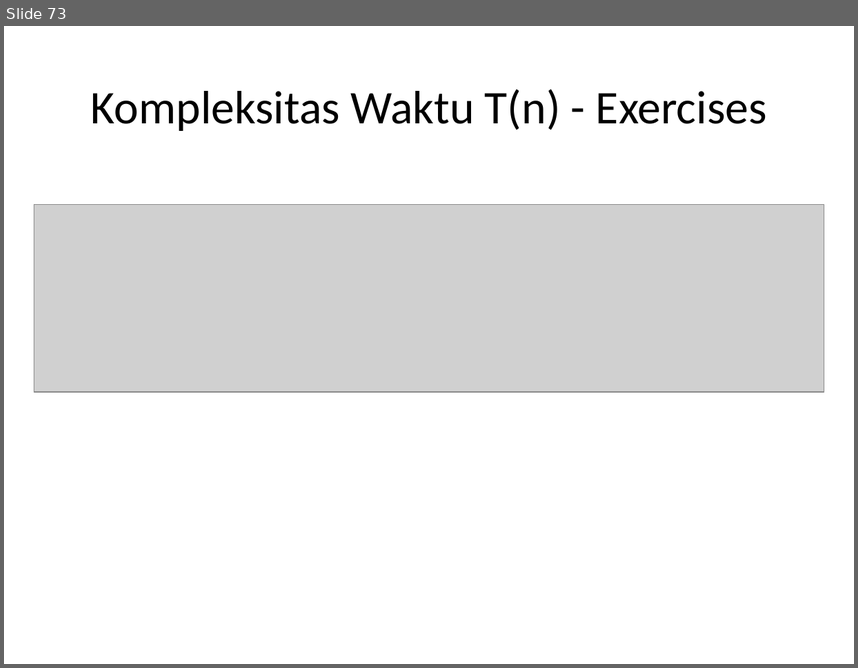
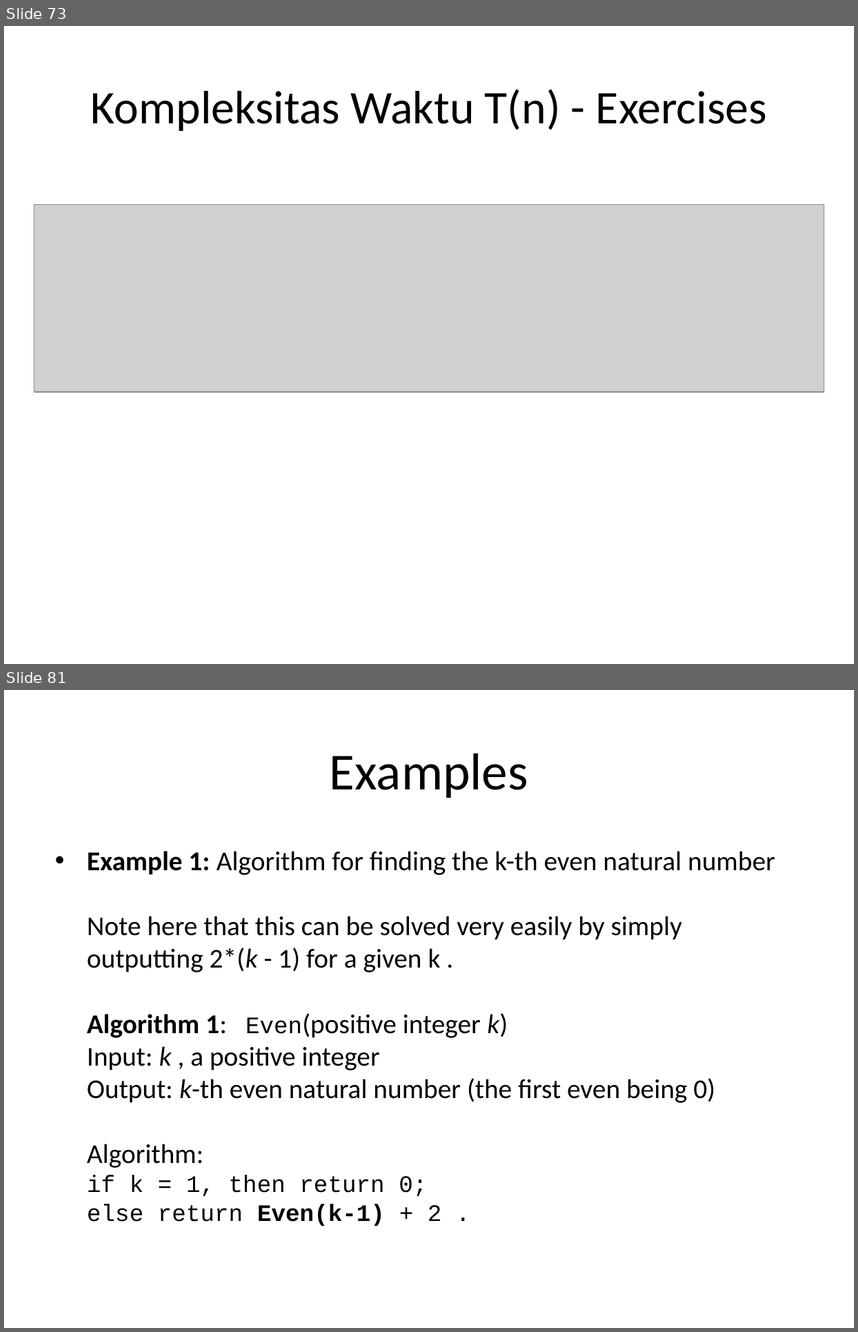
Before and after one commit to auliyanurul/kuliah, a slide deck: Algoritma dan Struktur Data.pptx. Shown one above the other, each under a label of ours: slide 73 before the commit, slides 73 and 81 after it; the slides between them are not shown. The pictures are 858x668 and 858x1332 pixels, drawn with LibreOffice and Linux fonts; fonts in the diff are those of the drawing; grey boxes stand for pictures. Boxes give left, top, right and bottom in pixels: in the first picture for what was removed or moved away, otherwise in the second. Text is boxed around its words. In the diff, an @@ line names an element or a change of style, - is before the commit and + after.

```diff
--- a/Algoritma dan Struktur Data.pptx
+++ b/Algoritma dan Struktur Data.pptx
@@ slide 81 added at (4,690,854,1328), background #FFFFFF @@
@@ title added at (330,753,528,798), 44 pt, text #000000 @@
+Examples
@@ text added at (87,851,775,1225), 23 pt, text #000000 @@
+• Example 1: Algorithm for finding the k-th even natural number
+  Note here that this can be solved very easily by simply outputting 2*(k - 1) for a given k .
+  Algorithm 1: Even(positive integer k)
+  Input: k , a positive integer
+  Output: k-th even natural number (the first even being 0)
+  Algorithm:
+  if k = 1, then return 0;
+  else return Even(k-1) + 2 .
```
Also in this commit, not shown: 2 slides changed, 14 other slides added.
